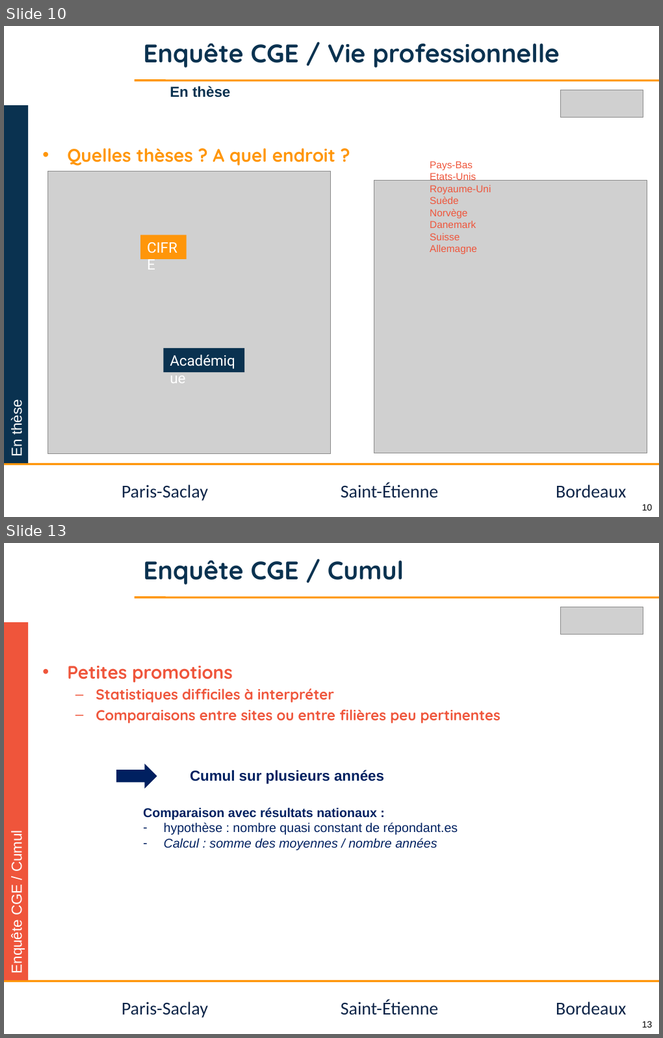
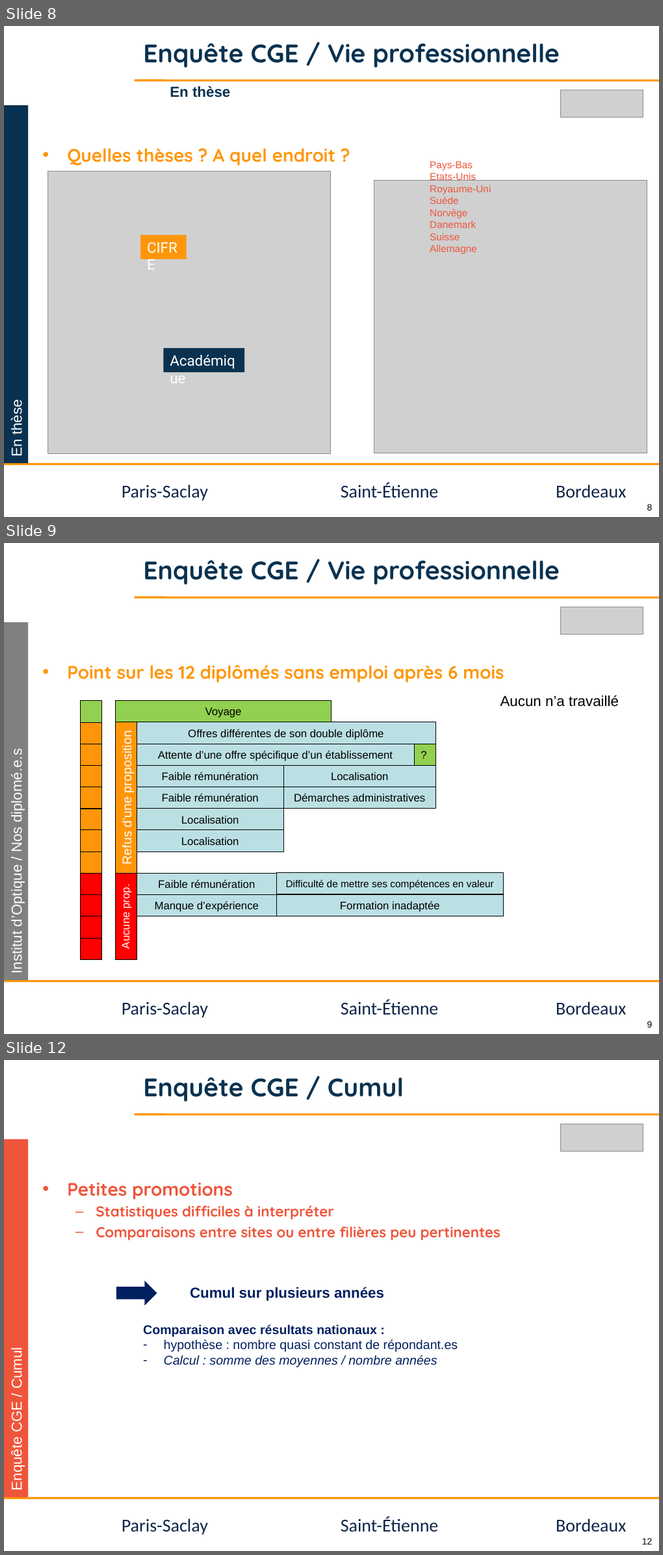
Before and after one commit to jvillemejane/jvillemejane, a slide deck: Presentations/2024_COPERF_CGE.pptx. Shown one above the other, each under a label of ours: slides 10 and 13 before the commit, slides 8, 9 and 12 after it; the slides between them are not shown. The pictures are 663x1038 and 663x1555 pixels, drawn with LibreOffice and Linux fonts; fonts in the diff are those of the drawing; grey boxes stand for pictures; background and template pictures are left out. Boxes give left, top, right and bottom in pixels: in the first picture for what was removed or moved away, otherwise in the second. Text is boxed around its words. In the diff, an @@ line names an element or a change of style, - is before the commit and + after.

```diff
--- a/Presentations/2024_COPERF_CGE.pptx
+++ b/Presentations/2024_COPERF_CGE.pptx
@@ slide 9 added at <box>4,543,659,1034</box>, background #FFFFFF; not listed: 6 template elements that a slide beside it also shows @@
@@ title added at <box>143,560,559,585</box>, 28 pt, text #0A3250, bold @@
+Enquête CGE / Vie professionnelle
@@ picture added at <box>560,607,644,635</box> @@
@@ rectangle added at <box>4,622,28,980</box>, fill #808080, 16 pt, text #FFFFFF @@
+Institut d’Optique / Nos diplomé.e.s
@@ text added at <box>67,665,504,683</box>, 20 pt, text #FF960A, bold @@
+• Point sur les 12 diplômés sans emploi après 6 mois
@@ text added at <box>501,695,619,707</box>, 16 pt, text #000000 @@
+Aucun n’a travaillé
@@ rectangle added at <box>81,701,102,722</box>, fill #92D050, outline #000000 0.75 pt @@
@@ rectangle added at <box>115,701,332,722</box>, fill #92D050, outline #000000 0.75 pt, 12 pt, text #000000 @@
+Voyage
@@ rectangle added at <box>81,722,102,744</box>, fill #FF960A, outline #000000 0.75 pt @@
@@ rectangle added at <box>115,722,137,874</box>, fill #FF960A, outline #000000 0.75 pt, 14 pt, text #FFFFFF @@
+Refus d’une proposition
@@ rectangle added at <box>137,722,436,744</box>, fill #BBE0E3, outline #000000 0.75 pt, 12 pt, text #000000 @@
+Offres différentes de son double diplôme
@@ rectangle added at <box>81,744,102,766</box>, fill #FF960A, outline #000000 0.75 pt @@
@@ rectangle added at <box>137,744,415,766</box>, fill #BBE0E3, outline #000000 0.75 pt, 12 pt, text #000000 @@
+Attente d’une offre spécifique d’un établissement
@@ rectangle added at <box>414,744,436,766</box>, fill #92D050, outline #000000 0.75 pt, 12 pt, text #000000 @@
+?
@@ rectangle added at <box>81,766,102,787</box>, fill #FF960A, outline #000000 0.75 pt @@
@@ rectangle added at <box>137,766,284,787</box>, fill #BBE0E3, outline #000000 0.75 pt, 12 pt, text #000000 @@
+Faible rémunération
@@ rectangle added at <box>284,766,436,787</box>, fill #BBE0E3, outline #000000 0.75 pt, 12 pt, text #000000 @@
+Localisation
@@ rectangle added at <box>81,787,102,809</box>, fill #FF960A, outline #000000 0.75 pt @@
@@ rectangle added at <box>137,787,284,809</box>, fill #BBE0E3, outline #000000 0.75 pt, 12 pt, text #000000 @@
+Faible rémunération
@@ rectangle added at <box>284,787,436,809</box>, fill #BBE0E3, outline #000000 0.75 pt, 12 pt, text #000000 @@
+Démarches administratives
@@ rectangle added at <box>81,809,102,831</box>, fill #FF960A, outline #000000 0.75 pt @@
@@ rectangle added at <box>137,808,284,830</box>, fill #BBE0E3, outline #000000 0.75 pt, 12 pt, text #000000 @@
+Localisation
@@ rectangle added at <box>81,830,102,852</box>, fill #FF960A, outline #000000 0.75 pt @@
@@ rectangle added at <box>137,830,284,852</box>, fill #BBE0E3, outline #000000 0.75 pt, 12 pt, text #000000 @@
+Localisation
@@ rectangle added at <box>81,852,102,874</box>, fill #FF960A, outline #000000 0.75 pt @@
@@ rectangle added at <box>81,873,102,895</box>, fill #FF0000, outline #000000 0.75 pt @@
@@ rectangle added at <box>115,874,137,960</box>, fill #FF0000, outline #000000 0.75 pt, 12 pt, text #FFFFFF @@
+Aucune prop.
@@ rectangle added at <box>137,873,277,895</box>, fill #BBE0E3, outline #000000 0.75 pt, 12 pt, text #000000 @@
+Faible rémunération
@@ rectangle added at <box>276,873,503,895</box>, fill #BBE0E3, outline #000000 0.75 pt, 11 pt, text #000000 @@
+Difficulté de mettre ses compétences en valeur
@@ rectangle added at <box>81,895,102,917</box>, fill #FF0000, outline #000000 0.75 pt @@
@@ rectangle added at <box>137,895,277,917</box>, fill #BBE0E3, outline #000000 0.75 pt, 12 pt, text #000000 @@
+Manque d’expérience
@@ rectangle added at <box>276,895,503,917</box>, fill #BBE0E3, outline #000000 0.75 pt, 12 pt, text #000000 @@
+Formation inadaptée
@@ rectangle added at <box>81,917,102,938</box>, fill #FF0000, outline #000000 0.75 pt @@
@@ rectangle added at <box>81,938,102,960</box>, fill #FF0000, outline #000000 0.75 pt @@
@@ what was slide 10 is now slide 8 @@
@@ page number at <box>648,504,653,511</box>: text changed @@
-10
+8
@@ what was slide 13 is now slide 12 @@
```
Also in this commit, not shown: 7 slides changed, 1 other slide added, 3 slides removed, 1 other file.
